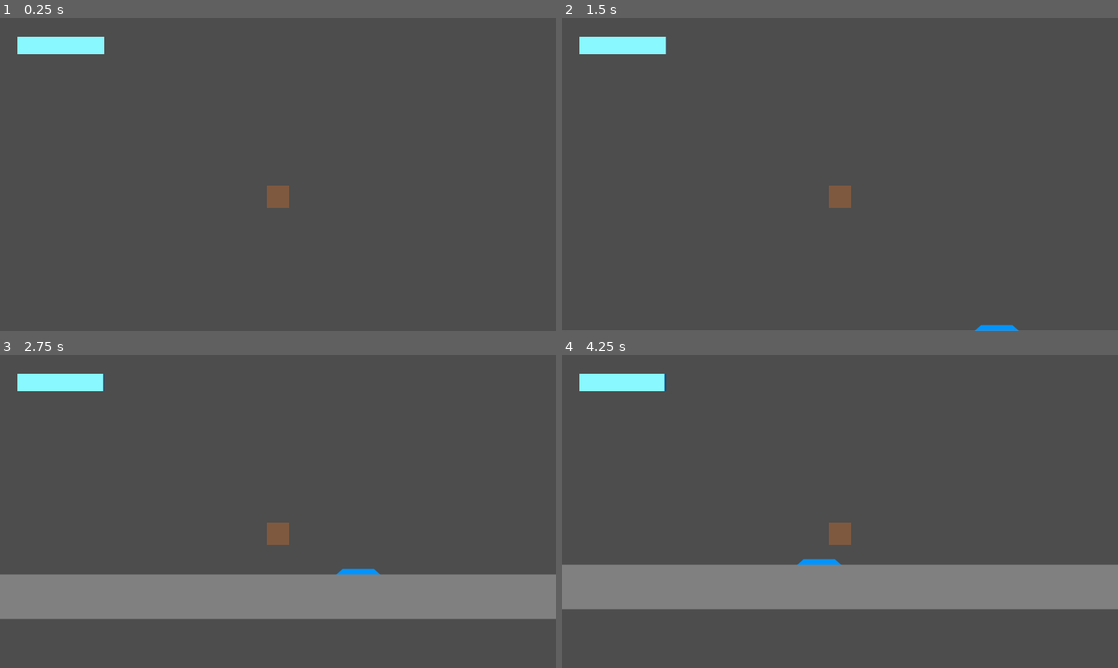
Above: before the commit, frames 1-4 (two rows, left to right).
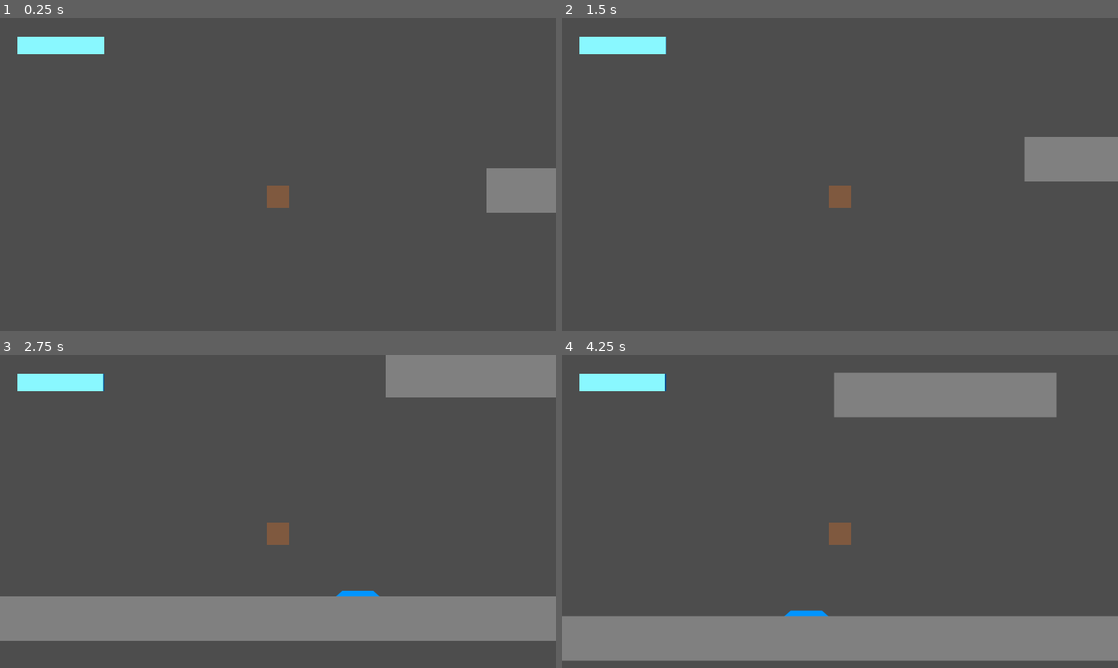
Above: after the commit, the same moments.

Repository: il-Gallone/SpeedJam6
Game: Godot game, scene res://Scenes/test_scene.tscn
Same seed, same stepped clock (60 frames per second), same inputs: the game is played once before the commit and once after it.
Inputs (mouse positions are in pixels of both pictures, inside the frame that each line leads up to):
- Up to frame 1 (0.25 s): no input
- Up to frame 2 (1.5 s): move the mouse to (962, 158) at 0.52 s; hold Right (ui_right) from 0.53 s (still down); click (962, 158) at 0.6 s; tap Space (jump) at 0.77, 0.8, 1.07, 1.35 s; move the mouse to (728, 190) at 1.27 s
- Up to frame 3 (2.75 s): tap Space (jump) at 1.52, 1.82, 2.3 s; click (166, 527) at 1.55 s; move the mouse to (333, 442) at 2.02 s; release Right (ui_right) at 2.03 s; hold Left (ui_left) from 2.03 s (still down); click (333, 442) at 2.1 s
- Up to frame 4 (4.25 s): move the mouse to (812, 574) at 2.77 s; release Left (ui_left) at 2.78 s; hold Right (ui_right) from 2.78 s (still down); click (812, 574) at 2.85 s; tap Space (jump) at 3.02, 3.32, 3.6, 3.77, 4.07 s; move the mouse to (1006, 558) at 3.52 s

The runs differ from the first frame. In frame 1, 1.8% of the frame differs, in the area x 87-100%, y 48-63%; in frame 2, 2.7%; in frame 3, 18%; in frame 4, 35%, in the area x 0-100%, y 5-98%.

Commit message:
Grappling Hook implemented
TODO: Fix bugs, Able to Lock/Unlock Hook

Diff:
--- a/Scenes/test_scene.tscn
+++ b/Scenes/test_scene.tscn
@@ -17,6 +17,7 @@
 position = Vector2(280, 185)
 scale = Vector2(0.5, 0.5)
 script = ExtResource("1_857tp")
+jump_speed = -600.0
 
 [node name="CollisionShape2D" type="CollisionShape2D" parent="Player"]
 scale = Vector2(6.4, 6.4)
@@ -24,6 +25,14 @@
 
 [node name="Sprite2D" type="Sprite2D" parent="Player"]
 texture = ExtResource("1_1axl6")
+
+[node name="GrapplingHook" type="RayCast2D" parent="Player"]
+scale = Vector2(1, 1)
+target_position = Vector2(0, 0)
+
+[node name="Rope" type="Line2D" parent="Player"]
+z_index = -1
+points = PackedVector2Array(0, 0, 0, 0)
 
 [node name="Camera2D" type="Camera2D" parent="Player"]
 offset = Vector2(0, -64)
@@ -44,6 +53,17 @@
 color = Color(0.536697, 0.972733, 1, 1)
 script = ExtResource("4_xb04w")
 
+[node name="Platform" type="StaticBody2D" parent="."]
+position = Vector2(1200, 200)
+scale = Vector2(0.5, 1)
+
+[node name="CollisionShape2D" type="CollisionShape2D" parent="Platform"]
+scale = Vector2(64, 6.4)
+shape = SubResource("RectangleShape2D_3ra8o")
+
+[node name="Sprite2D" type="Sprite2D" parent="Platform"]
+texture = ExtResource("2_3h4ju")
+
 [node name="Ground" type="StaticBody2D" parent="."]
 position = Vector2(800, 900)
 scale = Vector2(10, 1)
--- a/Scripts/PlayerController.gd
+++ b/Scripts/PlayerController.gd
@@ -10,6 +10,7 @@
 @export var maxSpeedDecel: float = 12.5
 @export var jumpBufferTime: float = 0.1
 @export var maxJumpsAvailable: int = 1
+@export var maxGrappleLength: float = 800.0
 
 
 var maxBattery: float = 500.0
@@ -17,6 +18,13 @@
 
 var jumpBuffer:bool = false
 var jumpsAvailable:int = 1
+
+var hookPos
+var isHookFlying: bool = false
+var isHooked: bool = false
+var isHookReturning: bool = false
+var hookRopeLength: float = 0.0
+var hookDir:int = 1
 
 var gravity = ProjectSettings.get_setting("physics/2d/default_gravity")
 
@@ -33,11 +41,12 @@
 
 	var accelDir = Input.get_axis("ui_left", "ui_right")
 	if accelDir != 0:
+		if !isHookFlying:
+			hookDir = accelDir
 		battery -= 1 * delta
 
 	if is_on_floor():
 		jumpsAvailable = maxJumpsAvailable
-		print(jumpsAvailable)
 		if jumpBuffer:
 			Jump()
 			jumpBuffer = false
@@ -83,6 +92,13 @@
 				velocity.x = maxSpeed * airMaxSpeedMod
 			if velocity.x <= -maxSpeed * airMaxSpeedMod:
 				velocity.x = -maxSpeed * airMaxSpeedMod
+	if isHookReturning:
+		HookReturn(delta)
+	elif isHooked:
+		HookSwing(delta)
+	elif isHookFlying:
+		HookExtend(delta)
+
 
 
 	if Input.is_action_just_pressed("jump"):
@@ -91,6 +107,14 @@
 		else:
 			jumpBuffer = true
 			get_tree().create_timer(jumpBufferTime).timeout.connect(On_Jump_Buffer_Timeout)
+
+	if Input.is_action_just_pressed("grapple") && !isHookFlying && !isHookReturning:
+		isHookFlying = true
+
+	if Input.is_action_just_released("grapple") && !isHookReturning:
+		isHookReturning = true
+		isHooked = false
+		isHookFlying = false
 
 	move_and_slide()
 
@@ -106,7 +130,44 @@
 	velocity.y = jump_speed
 	battery -= 1.5
 	jumpsAvailable -= 1
-	print(jumpsAvailable)
+
+func HookExtend(delta):
+	$GrapplingHook.target_position += Vector2(4000*hookDir, -4000)*delta
+	if $GrapplingHook.target_position.y < -maxGrappleLength:
+		$GrapplingHook.target_position = Vector2(maxGrappleLength*hookDir, -maxGrappleLength)
+		isHookFlying = false
+	$Rope.remove_point(1)
+	$Rope.add_point($GrapplingHook.target_position)
+	hookPos = Get_Hook_Pos()
+	if !hookPos and !isHookFlying:
+		isHookReturning = true
+	if hookPos:
+		isHookFlying = false
+		isHooked = true
+
+func HookReturn(delta):
+	$GrapplingHook.target_position -= $GrapplingHook.target_position.normalized()*5000*delta
+	if $GrapplingHook.target_position.y > 0:
+		$GrapplingHook.target_position = Vector2(0, 0)
+		isHookReturning = false
+	$Rope.remove_point(1)
+	$Rope.add_point($GrapplingHook.target_position)
+
+func HookSwing(delta):
+	var radius = global_position - hookPos
+	var angle = acos(radius.dot(velocity) / (radius.length() * velocity.length()))
+	var radVel = cos(angle) * velocity.length()
+	velocity += radius.normalized() * -radVel
+	$GrapplingHook.target_position = to_local(hookPos)
+	$Rope.remove_point(1)
+	$Rope.add_point($GrapplingHook.target_position)
+
+
+func Get_Hook_Pos():
+	if $GrapplingHook.is_colliding():
+		return $GrapplingHook.get_collision_point()
+	else:
+		return false
 
 func On_Jump_Buffer_Timeout() -> void:
 	jumpBuffer = false
--- a/project.godot
+++ b/project.godot
@@ -48,6 +48,12 @@
 , Object(InputEventJoypadButton,"resource_local_to_scene":false,"resource_name":"","device":-1,"button_index":0,"pressure":0.0,"pressed":true,"script":null)
 ]
 }
+grapple={
+"deadzone": 0.5,
+"events": [Object(InputEventMouseButton,"resource_local_to_scene":false,"resource_name":"","device":-1,"window_id":0,"alt_pressed":false,"shift_pressed":false,"ctrl_pressed":false,"meta_pressed":false,"button_mask":0,"position":Vector2(0, 0),"global_position":Vector2(0, 0),"factor":1.0,"button_index":1,"canceled":false,"pressed":false,"double_click":false,"script":null)
+, Object(InputEventJoypadButton,"resource_local_to_scene":false,"resource_name":"","device":-1,"button_index":2,"pressure":0.0,"pressed":true,"script":null)
+]
+}
 
 [rendering]
 
